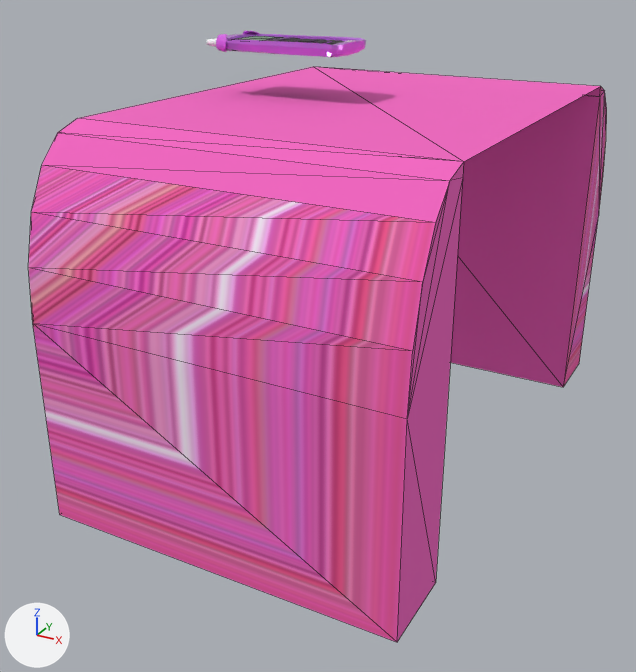
A saved change to the glTF model NOKIA2.glb.
Both versions are drawn from a camera (50 mm lens) standing at (9.99, -20.36, 2.4) and looking at (-0.63, -1.05, -7.26). Arrows for +X, +Y and +Z are at lower left; the lights stay in place. Mesh edges are drawn as thin lines on the coarser meshes. Where no turn or scale is listed for an object, it has been applied to the vertices.

The first picture shows 'Cube', 'Phone'.
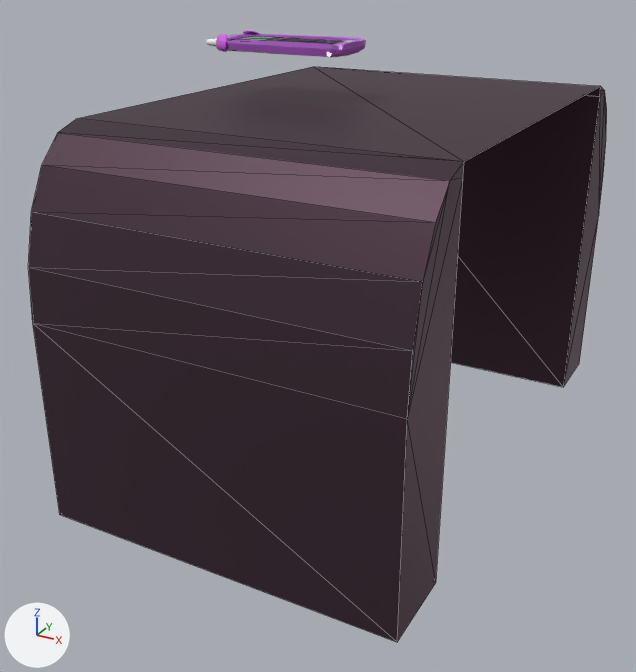
What differs and where, as boxes (x1, y1, x2, y2) in the pictures (636 x 672 px):
'Cube', recoloured: (28, 67, 607, 642) in both

The change, as a list of edits to the scene's bpy script:
```text
Add mat_material_007:
    mat_material_007 = principled_material('Material.007')
    mat_material_007.base_color = (0.074, 0.0399, 0.0591)  # dark purple #4d3845
    mat_material_007.metallic = 0.665
Change me_cube:
    where me_cube.from_pydata(...)  # 36 vertices, 62 faces; spans x -4.6..4.6, y -7.3..8.0, z -2.0..7.5
    remove me_cube.materials.append(mat_material_006)  # picture img_sparkles
    add me_cube.materials.append(mat_material_007)  # dark purple #4d3845
```
